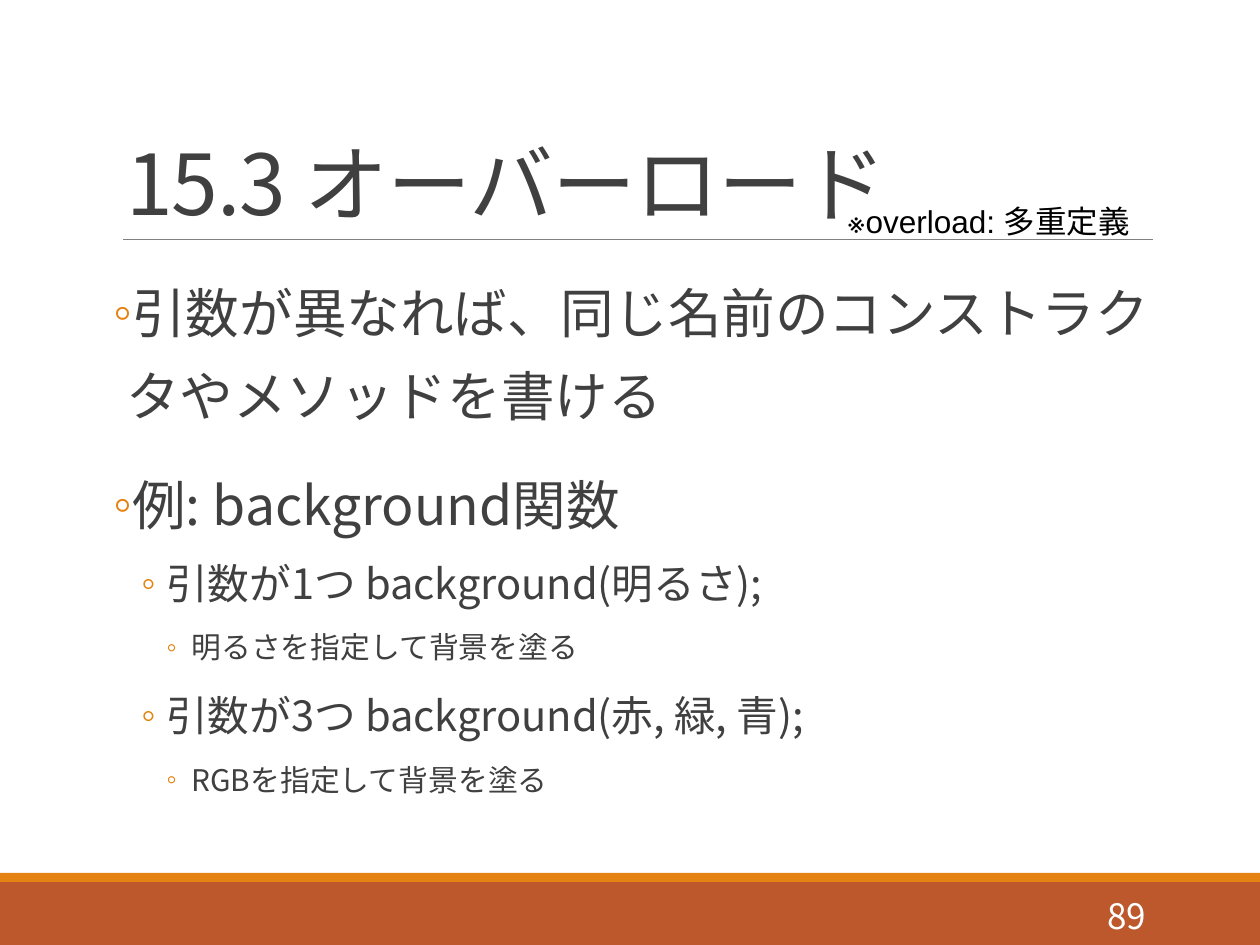
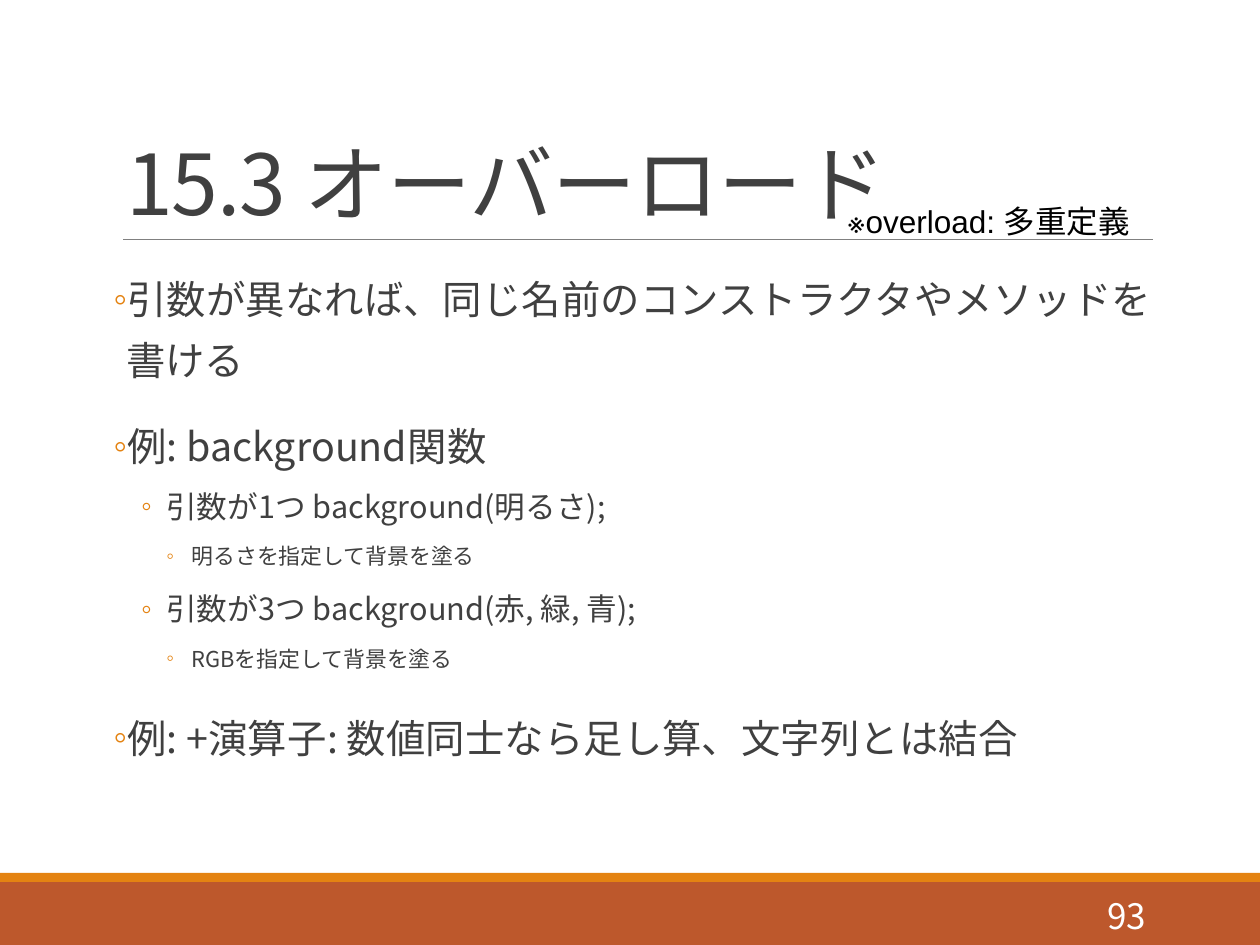
Before and after one commit to akokubo/kuroishi_ch_processing, a slide deck: slide 93 of slide_programming_processing.pptx (slide 89 before the commit). Drawn at 1260x945 pixels with LibreOffice and Linux fonts; fonts in the diff are those of the drawing. Boxes give left, top, right and bottom in pixels: in the first picture for what was removed or moved away, otherwise in the second. Text is boxed around its words. In the diff, an @@ line names an element or a change of style, - is before the commit and + after.

```diff
--- a/slide_programming_processing.pptx
+++ b/slide_programming_processing.pptx
@@ text at (126,281,1151,669): size 30.6 to 22.5 pt in "引数が異なれば、同じ名前のコンストラクタやメソッドを書ける", "例: background関数"; size 23.8 to 17.5 pt in "引数が1つ background(明るさ);", "引数が3つ background(赤, 緑, 青);"; size 17 to 12.5 pt in "明るさを指定して背景を塗る", "RGBを指定して背景を塗る" @@
@@ text at (127,720,1018,757): paragraph added @@
+◦ 例: +演算子: 数値同士なら足し算、文字列とは結合
@@ page number at (1107,903,1146,930): text changed @@
-89
+93
```
Also in this commit, not shown: 2 other slides changed, 4 slides added, 1 other file.
